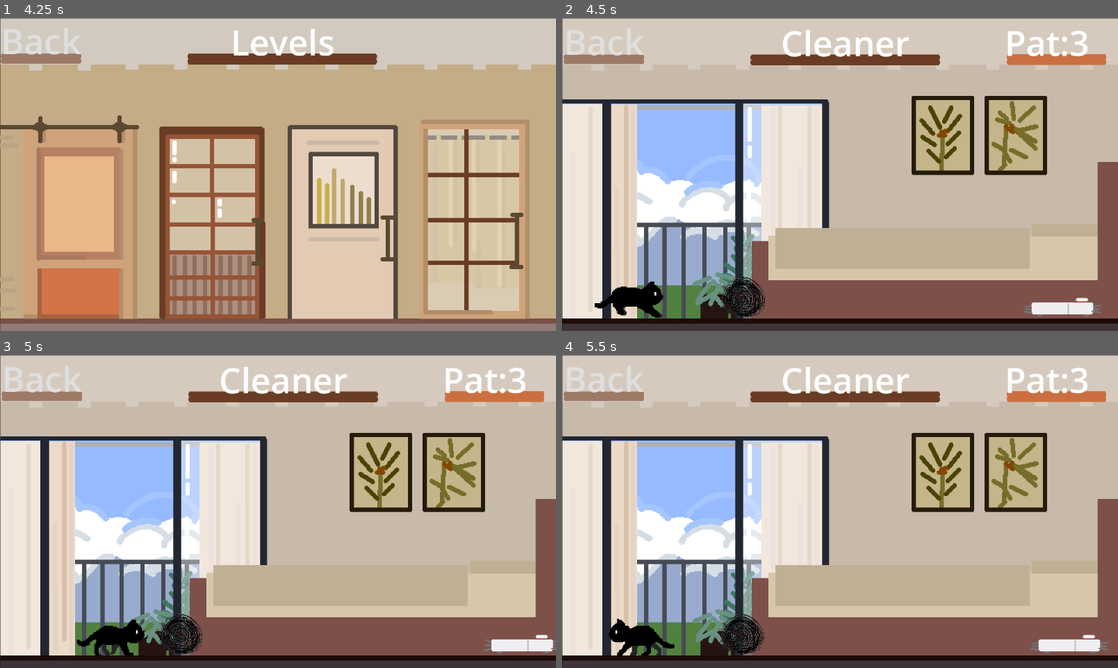
Above: before the commit, frames 1-4 (two rows, left to right).
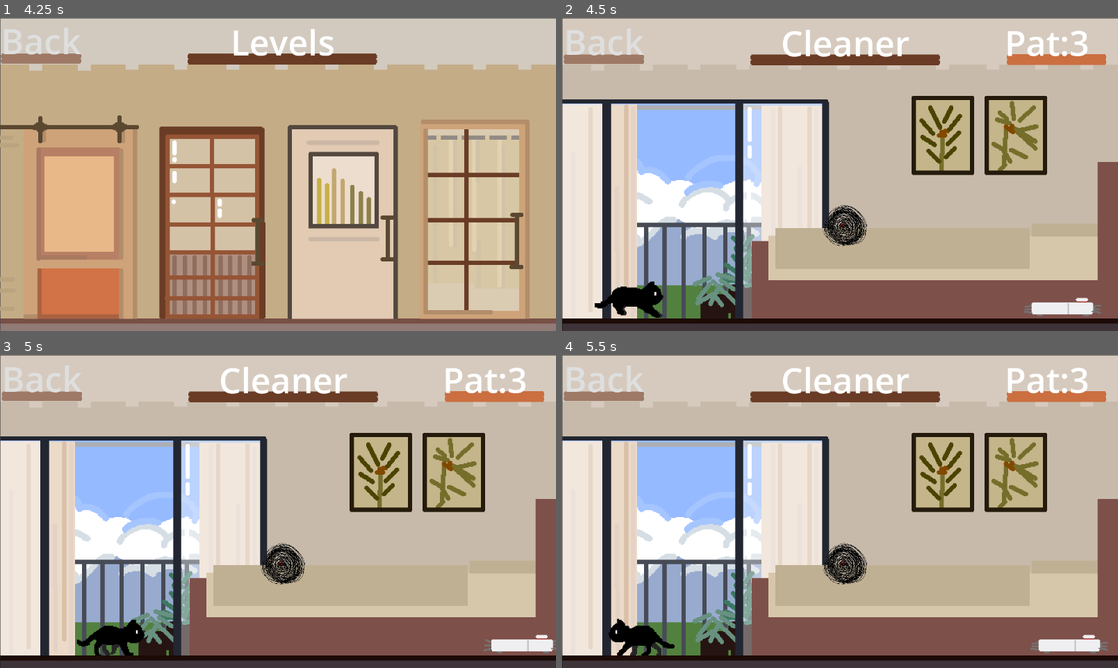
Above: after the commit, the same moments.

Repository: lzcm729/cat-and-string-ball
Game: Godot game, scene res://GUI/start_menu.tscn
Two runs of this game, one before a commit and one after it. Both use one fixed random seed, a clock stepped at 60 frames per second and the inputs below. The engine's default icon, where the game draws it, is replaced by a stand-in: a white triangle on a blue panel in a dark square.
Inputs (mouse positions are in pixels of both pictures, inside the frame that each line leads up to):
- Up to frame 1 (4.25 s): click "Play" at 0.5 s; tap Enter (ui_accept) at 1.25 s; move the mouse to (77, 221) at 1.27 s; hold Right (move_right) 1.28-2 s; tap F (hit) at 1.35 s; click (77, 221) at 1.42 s; tap Space (jump) at 1.52 s; click "Back" at 2 s; click "Back" at 2.75 s; click "Play" at 3.5 s
- Up to frame 2 (4.5 s): tap Enter (ui_accept) at 4.25 s; move the mouse to (773, 221) at 4.27 s; hold Right (move_right) from 4.28 s (still down); tap T at 4.35 s; click (773, 221) at 4.42 s
- Up to frame 3 (5 s): keep holding Right (move_right); tap Space (jump) at 4.52 s
- Up to frame 4 (5.5 s): move the mouse to (895, 442) at 5.02 s; release Right (move_right) at 5.03 s; hold Left (move_left) from 5.03 s (still down); tap G at 5.1 s

Frame 1 is identical in both runs. In frame 2, 1.3% of the frame differs, in the area x 28-55%, y 59-96%; in frame 3, 1.3%; in frame 4, 1.3%.

Commit message:
卧室高度

Diff:
--- a/Levels/Level_2/level_2.tscn
+++ b/Levels/Level_2/level_2.tscn
@@ -7,6 +7,7 @@
 [ext_resource type="PackedScene" uid="uid://b2jpdxpv8bt0q" path="res://item_cleaner/cleaner.tscn" id="5_4iwd8"]
 [ext_resource type="PackedScene" uid="uid://dmrnndjc054qm" path="res://ChaosCore/ChaosCore.tscn" id="6_fbydx"]
 [ext_resource type="PackedScene" uid="uid://b0w6mv2us6hhb" path="res://cat/Cat_new.tscn" id="7_3efs3"]
+[ext_resource type="PackedScene" uid="uid://3iyqigiyk7np" path="res://Platform.tscn" id="8_rg3jl"]
 
 [node name="Level2" type="Node2D"]
 
@@ -17,7 +18,7 @@
 texture = ExtResource("2_sma7h")
 
 [node name="StringBall" parent="." instance=ExtResource("3_mvw4s")]
-position = Vector2(414, 640)
+position = Vector2(648, 475)
 
 [node name="Cleaner" parent="." instance=ExtResource("5_4iwd8")]
 position = Vector2(1150, 636)
@@ -37,6 +38,15 @@
 [node name="ActionComponent" parent="CatNew" index="6"]
 hit_force = Vector2(50000, 0)
 
+[node name="StaticBody2D" parent="." instance=ExtResource("8_rg3jl")]
+position = Vector2(776, 539)
+scale = Vector2(30.175, 1)
+
+[node name="Chair" type="StaticBody2D" parent="."]
+position = Vector2(164, 701)
+collision_mask = 15
+constant_linear_velocity = Vector2(6.33, 5.98)
+
 [connection signal="show_chaos_core" from="StringBall" to="ChaosCore" method="_on_string_ball_show_chaos_core"]
 
 [editable path="CatNew"]
--- a/Levels/Level_3/level_3.tscn
+++ b/Levels/Level_3/level_3.tscn
@@ -99,6 +99,10 @@
 scale = Vector2(1.47229, 1.22873)
 texture = ExtResource("3_x8tle")
 
+[node name="chairplate" parent="Chair" instance=ExtResource("3_b0eo8")]
+position = Vector2(721, -144)
+scale = Vector2(10.23, 1)
+
 [node name="StringBall" parent="." instance=ExtResource("3_xjyuq")]
 position = Vector2(427, 617)
 
@@ -117,10 +121,6 @@
 [node name="ChaosCore" parent="." instance=ExtResource("9_w07of")]
 position = Vector2(-9, -328)
 
-[node name="chairplate" parent="." instance=ExtResource("3_b0eo8")]
-position = Vector2(885, 557)
-scale = Vector2(10.23, 1)
-
 [connection signal="show_chaos_core" from="StringBall" to="ChaosCore" method="_on_string_ball_show_chaos_core"]
 
 [editable path="CatNew"]
Not shown: 1 places in Levels/Level_2/level_2.tscn that only renumber resources
